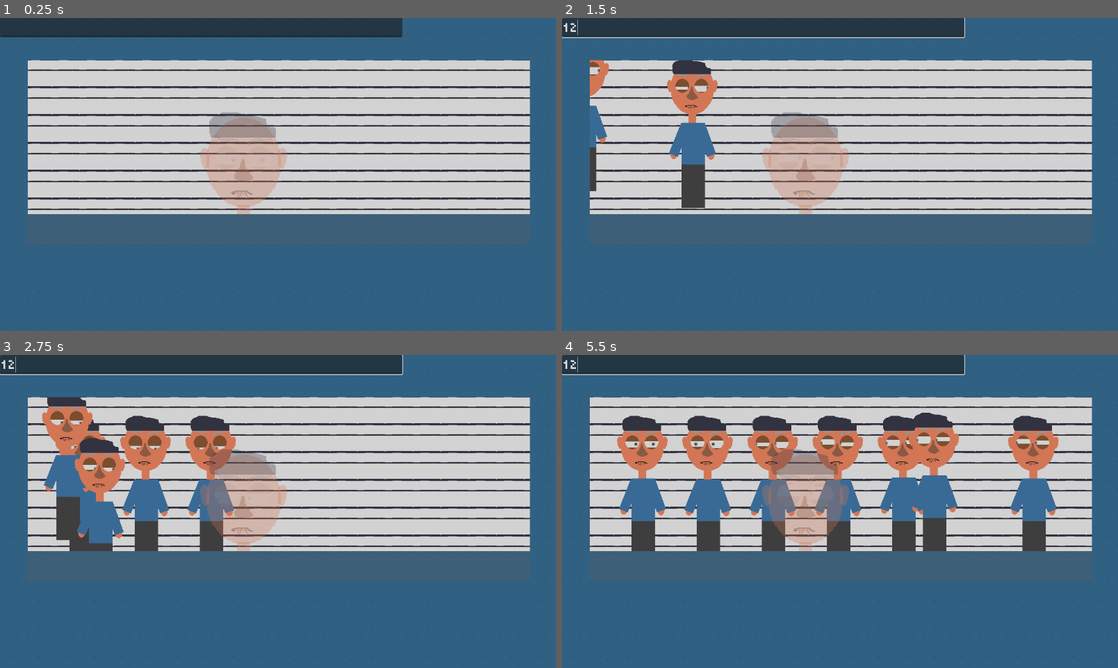
Above: before the commit, frames 1-4 (two rows, left to right).
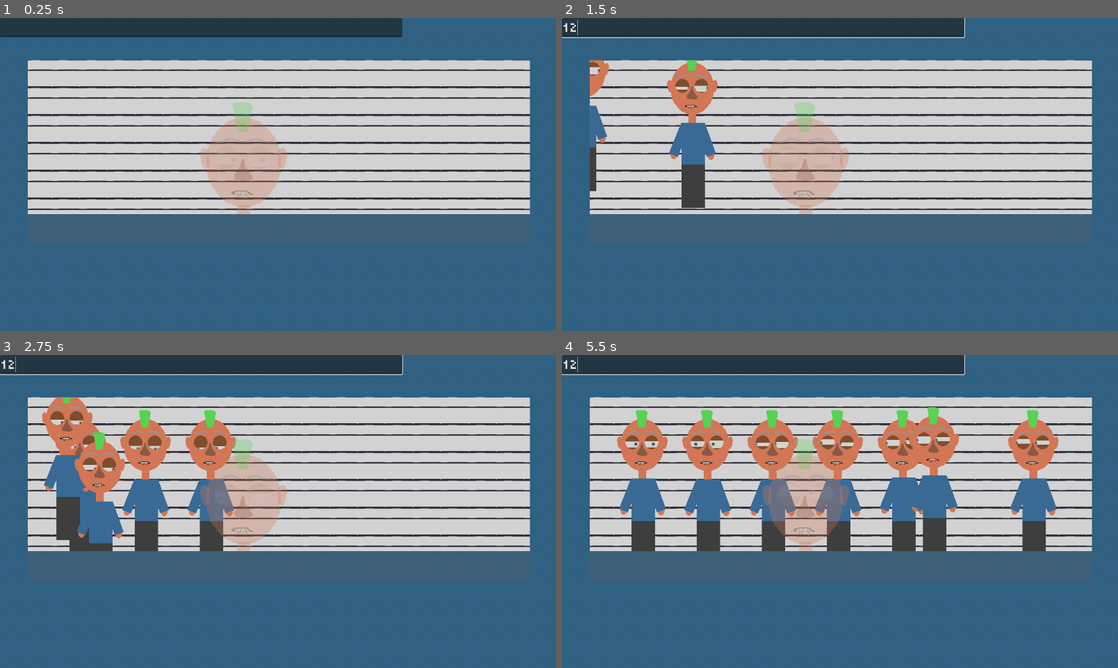
Above: after the commit, the same moments.

Repository: bjornarprytz/shift
Game: Godot game, scene res://interface/main.tscn
Same seed, same stepped clock (60 frames per second), same inputs: the game is played once before the commit and once after it.
Inputs (mouse positions are in pixels of both pictures, inside the frame that each line leads up to):
- Up to frame 1 (0.25 s): no input
- Up to frame 2 (1.5 s): click (762, 27) at 0.52 s; type "12" at 0.6 s; move the mouse to (962, 158) at 1.27 s
- Up to frame 3 (2.75 s): move the mouse to (166, 527) at 2.02 s
- Up to frame 4 (5.5 s): move the mouse to (895, 442) at 2.77 s; move the mouse to (812, 574) at 3.52 s; move the mouse to (1006, 558) at 4.27 s; move the mouse to (673, 464) at 5.02 s

The runs differ from the first frame. In frame 1, 0.9% of the frame differs, in the area x 37-50%, y 26-56%; in frame 2, 1.2%; in frame 3, 2.2%; in frame 4, 3.3%, in the area x 10-89%, y 16-56%.

Commit message:
variations

Diff:
--- /dev/null
+++ b/src/data/appearance_variations.tres
@@ -0,0 +1,33 @@
+[gd_resource type="Resource" script_class="Appearance" format=3 uid="uid://c6b57keyak0y5"]
+
+[ext_resource type="Texture2D" uid="uid://wr201aj6pigx" path="res://assets/img/ear_1.png" id="1_3ioy8"]
+[ext_resource type="Script" uid="uid://dn6pvfgh7rjnu" path="res://system/appearance.gd" id="1_jm2jt"]
+[ext_resource type="Texture2D" uid="uid://b3a7vhdw6tqqv" path="res://assets/img/nose_1.png" id="2_2p40l"]
+[ext_resource type="Texture2D" uid="uid://yxvwthqdub0e" path="res://assets/img/brow_1.png" id="2_18i7s"]
+[ext_resource type="Texture2D" uid="uid://cgydyjuw031fa" path="res://assets/img/ear_2.png" id="2_qyiot"]
+[ext_resource type="Texture2D" uid="uid://byhaxabr3bpce" path="res://assets/img/hair_1_back.png" id="3_2q62p"]
+[ext_resource type="Texture2D" uid="uid://p5l5h6kepi1q" path="res://assets/img/ear_3.png" id="3_uign1"]
+[ext_resource type="Texture2D" uid="uid://c1woypewq4bc8" path="res://assets/img/hair_2_back.png" id="4_fnwdn"]
+[ext_resource type="Texture2D" uid="uid://bq4mvtgiq00oi" path="res://assets/img/brow_2.png" id="5_0bl3u"]
+[ext_resource type="Texture2D" uid="uid://0kuv5b272vol" path="res://assets/img/hair_3_back.png" id="5_j178g"]
+[ext_resource type="Texture2D" uid="uid://dkrn3xmm5tcbl" path="res://assets/img/brow_3.png" id="6_u688u"]
+[ext_resource type="Texture2D" uid="uid://dkoyx1hv4tvcb" path="res://assets/img/hair_4_back.png" id="6_yor7t"]
+[ext_resource type="Texture2D" uid="uid://bcjqbtxkapr18" path="res://assets/img/brow_4.png" id="7_krg4l"]
+[ext_resource type="Texture2D" uid="uid://b8dnibtrcil2c" path="res://assets/img/hair_5_back.png" id="7_qyiot"]
+[ext_resource type="Texture2D" uid="uid://bk8xebiqa67qn" path="res://assets/img/hair_1_front.png" id="8_uign1"]
+[ext_resource type="Texture2D" uid="uid://drsr5hhsg3u6" path="res://assets/img/hair_2_front.png" id="9_0bl3u"]
+[ext_resource type="Texture2D" uid="uid://y182xechug7c" path="res://assets/img/hair_3_front.png" id="10_u688u"]
+[ext_resource type="Texture2D" uid="uid://cmqwhfkg12dmf" path="res://assets/img/hair_4_front.png" id="11_krg4l"]
+[ext_resource type="Texture2D" uid="uid://dshfg4bejc3gw" path="res://assets/img/hair_5_front.png" id="12_grx6x"]
+[ext_resource type="Texture2D" uid="uid://jnj0b54ndv04" path="res://assets/img/nose_2.png" id="19_u688u"]
+[ext_resource type="Texture2D" uid="uid://b3dssy2faoin1" path="res://assets/img/nose_3.png" id="20_krg4l"]
+[ext_resource type="Texture2D" uid="uid://b8pipfm80uqmw" path="res://assets/img/nose_4.png" id="21_grx6x"]
+
+[resource]
+script = ExtResource("1_jm2jt")
+eyebrows = Array[Texture2D]([ExtResource("2_18i7s"), ExtResource("5_0bl3u"), ExtResource("6_u688u"), ExtResource("7_krg4l")])
+hair_styles_front = Array[Texture2D]([ExtResource("8_uign1"), ExtResource("9_0bl3u"), ExtResource("10_u688u"), ExtResource("11_krg4l"), ExtResource("12_grx6x")])
+hair_styles_back = Array[Texture2D]([ExtResource("3_2q62p"), ExtResource("4_fnwdn"), ExtResource("5_j178g"), ExtResource("6_yor7t"), ExtResource("7_qyiot")])
+ears = Array[Texture2D]([ExtResource("1_3ioy8"), ExtResource("2_qyiot"), ExtResource("3_uign1")])
+noses = Array[Texture2D]([ExtResource("2_2p40l"), ExtResource("19_u688u"), ExtResource("20_krg4l"), ExtResource("21_grx6x")])
+metadata/_custom_type_script = "uid://dn6pvfgh7rjnu"
--- a/src/interface/eye.gd
+++ b/src/interface/eye.gd
@@ -12,13 +12,15 @@
 var focal_point: Vector2
 var lid_gap_upper: float = randf_range(2.0, 10.0)
 var lid_gap_lower: float = randf_range(2.0, 10.0)
-var brow_angle: float
+
+var brow_angle: float = 15.0
+var brow_height: float = 24.0
 
 var field_of_view: float = 200.0
 
 # Called when the node enters the scene tree for the first time.
 func _ready() -> void:
-	brow.flip_v = is_left_eye
+	brow.flip_h = is_left_eye
 
 # Called every frame. 'delta' is the elapsed time since the previous frame.
 func _process(delta: float) -> void:
@@ -45,7 +47,8 @@
 	lower_lid.position.y = lid_gap_lower + pupil.position.y
 
 func _align_brow():
-	pass
+	brow.position = Vector2.UP * brow_height
+	brow.rotation_degrees = brow_angle * (-1 if is_left_eye else 1)
 
 
 func _get_eyeball_radius() -> float:
--- a/src/interface/eye.tscn
+++ b/src/interface/eye.tscn
@@ -3,7 +3,7 @@
 [ext_resource type="Texture2D" uid="uid://c2jnbtcs4d71a" path="res://assets/img/eye.png" id="1_0wp2y"]
 [ext_resource type="Script" uid="uid://cl276qq5bh4ui" path="res://interface/eye.gd" id="1_aamum"]
 [ext_resource type="Texture2D" uid="uid://bpehe6p6st4oc" path="res://assets/img/pupil.png" id="2_aamum"]
-[ext_resource type="Texture2D" uid="uid://yxvwthqdub0e" path="res://assets/img/brow.png" id="3_46jgc"]
+[ext_resource type="Texture2D" uid="uid://yxvwthqdub0e" path="res://assets/img/brow_1.png" id="3_46jgc"]
 
 [node name="Eye" type="Node2D" unique_id=1449849314]
 script = ExtResource("1_aamum")
--- a/src/interface/head.gd
+++ b/src/interface/head.gd
@@ -1,7 +1,8 @@
 class_name Head
 extends Node2D
 
-@onready var head: Sprite2D = %Head
+@onready var bare_skin = [%Head, %Nose, %EarL, %EarR]
+@onready var hair: Sprite2D = %Hair
 
 @onready var eye_r: Eye = %EyeR
 @onready var eye_l: Eye = %EyeL
@@ -13,7 +14,11 @@
 @onready var blink_timer: Timer = %BlinkTimer
 
 func set_skintone(color: Color):
-	head.modulate = color
+	for s in bare_skin:
+		s.modulate = color
+
+func set_hair_color(color: Color):
+	hair.modulate = color
 
 func set_focal_point(point: Vector2):
 	eye_r.focal_point = point
--- a/src/interface/head.tscn
+++ b/src/interface/head.tscn
@@ -2,7 +2,7 @@
 
 [ext_resource type="Texture2D" uid="uid://7bjw36ptbm4r" path="res://assets/img/head.png" id="1_jihge"]
 [ext_resource type="Script" uid="uid://ykpdfyegy7qn" path="res://interface/head.gd" id="1_xqv0v"]
-[ext_resource type="Texture2D" uid="uid://b3a7vhdw6tqqv" path="res://assets/img/nose.png" id="2_xqv0v"]
+[ext_resource type="Texture2D" uid="uid://b3a7vhdw6tqqv" path="res://assets/img/nose_1.png" id="2_xqv0v"]
 [ext_resource type="Script" uid="uid://dxa2eotmwf04p" path="res://interface/face_part.gd" id="3_dm2nd"]
 [ext_resource type="Texture2D" uid="uid://bt5uibsmtlvm5" path="res://assets/img/mouth_a.png" id="4_aoua1"]
 [ext_resource type="Texture2D" uid="uid://dtro171okh4nt" path="res://assets/img/mouth_e.png" id="5_yc5a3"]
@@ -12,9 +12,9 @@
 [ext_resource type="Texture2D" uid="uid://kr38vs1mjmip" path="res://assets/img/mouth_y.png" id="9_57pg6"]
 [ext_resource type="Texture2D" uid="uid://b80dcltnbi8up" path="res://assets/img/mouth_m.png" id="10_qjmjv"]
 [ext_resource type="Script" uid="uid://bltjl5hdj7u3c" path="res://interface/mouth.gd" id="11_ixfgt"]
-[ext_resource type="Texture2D" uid="uid://wr201aj6pigx" path="res://assets/img/ear_r.png" id="12_icn7e"]
+[ext_resource type="Texture2D" uid="uid://wr201aj6pigx" path="res://assets/img/ear_1.png" id="12_icn7e"]
 [ext_resource type="PackedScene" uid="uid://cdrefvkg7grrb" path="res://interface/eye.tscn" id="13_cdgoc"]
-[ext_resource type="Texture2D" uid="uid://bk8xebiqa67qn" path="res://assets/img/hair.png" id="14_csm5m"]
+[ext_resource type="Texture2D" uid="uid://y182xechug7c" path="res://assets/img/hair_3_front.png" id="15_xqv0v"]
 
 [sub_resource type="SpriteFrames" id="SpriteFrames_gwkry"]
 animations = [{
@@ -46,6 +46,7 @@
 }]
 
 [node name="Head" type="Node2D" unique_id=1211529537]
+texture_filter = 3
 script = ExtResource("1_xqv0v")
 
 [node name="Head" type="Sprite2D" parent="." unique_id=2050438477]
@@ -55,30 +56,33 @@
 position = Vector2(69, 74)
 texture = ExtResource("1_jihge")
 
-[node name="Nose" type="Sprite2D" parent="Head" unique_id=865731493]
+[node name="Mouth" type="AnimatedSprite2D" parent="." unique_id=540497518]
 unique_name_in_owner = true
-position = Vector2(0, 11)
-texture = ExtResource("2_xqv0v")
-script = ExtResource("3_dm2nd")
-
-[node name="Mouth" type="AnimatedSprite2D" parent="Head" unique_id=540497518]
-unique_name_in_owner = true
-position = Vector2(0, 38)
+position = Vector2(69, 112)
 sprite_frames = SubResource("SpriteFrames_gwkry")
 frame = 2
 script = ExtResource("11_ixfgt")
 
-[node name="EarR" type="Sprite2D" parent="Head" unique_id=1351620777]
+[node name="Nose" type="Sprite2D" parent="." unique_id=865731493]
 unique_name_in_owner = true
+modulate = Color(0.72156864, 0.36862746, 0.14117648, 1)
+position = Vector2(69, 85)
+texture = ExtResource("2_xqv0v")
+script = ExtResource("3_dm2nd")
+
+[node name="EarR" type="Sprite2D" parent="." unique_id=1351620777]
+unique_name_in_owner = true
+modulate = Color(0.72156864, 0.36862746, 0.14117648, 1)
 texture_filter = 3
-position = Vector2(62, -6)
+position = Vector2(131, 68)
 texture = ExtResource("12_icn7e")
 script = ExtResource("3_dm2nd")
 
-[node name="EarL" type="Sprite2D" parent="Head" unique_id=1127784099]
+[node name="EarL" type="Sprite2D" parent="." unique_id=1127784099]
 unique_name_in_owner = true
+modulate = Color(0.72156864, 0.36862746, 0.14117648, 1)
 texture_filter = 3
-position = Vector2(-62, -6)
+position = Vector2(7, 68)
 texture = ExtResource("12_icn7e")
 flip_h = true
 script = ExtResource("3_dm2nd")
@@ -100,8 +104,10 @@
 autostart = true
 
 [node name="Hair" type="Sprite2D" parent="." unique_id=18838439]
+unique_name_in_owner = true
+modulate = Color(0.3254902, 1, 0.3019608, 1)
 texture_filter = 3
-position = Vector2(62, -9)
-texture = ExtResource("14_csm5m")
+position = Vector2(69, 36)
+texture = ExtResource("15_xqv0v")
 
 [connection signal="timeout" from="Eyes/BlinkTimer" to="." method="_on_blink_timer_timeout"]
--- a/src/interface/suspect.gd
+++ b/src/interface/suspect.gd
@@ -38,6 +38,9 @@
 func _on_control_mouse_exited() -> void:
 	renerve()
 
+func say(phrase: String):
+	head.say(phrase)
+
 func walk_to(target_global: Vector2):
 	var bob_height := 10.0
 	var walk_vector = target_global - walk_anchor.global_position
--- /dev/null
+++ b/src/system/appearance.gd
@@ -0,0 +1,9 @@
+class_name Appearance
+extends Resource
+
+
+@export var eyebrows: Array[Texture2D] = []
+@export var hair_styles_front: Array[Texture2D] = []
+@export var hair_styles_back: Array[Texture2D] = []
+@export var ears: Array[Texture2D] = []
+@export var noses: Array[Texture2D] = []
Binary file added: src/assets/img/brow_1.aseprite
Renamed: src/assets/img/brow.png -> src/assets/img/brow_1.png
Not shown, changed: src/assets/img/brow_1.png.import
Binary file added: src/assets/img/brow_2.png
Not shown, added: src/assets/img/brow_2.png.import
Binary file added: src/assets/img/brow_3.png
Not shown, added: src/assets/img/brow_3.png.import
Binary file added: src/assets/img/brow_4.png
Not shown, added: src/assets/img/brow_4.png.import
Binary file added: src/assets/img/brows.aseprite
Binary file added: src/assets/img/ear_1.aseprite
Renamed: src/assets/img/ear_r.png -> src/assets/img/ear_1.png
(and 41 more such lines)
